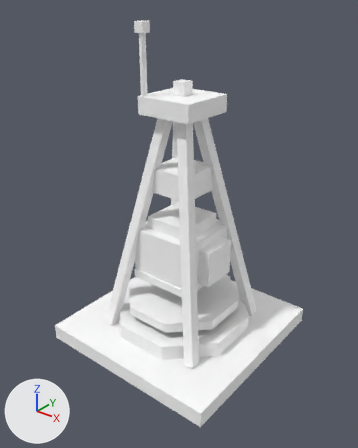
Two versions of the OBJ model Assets/Art/Models/Buildings/generated/extractor_2.obj, one commit apart.
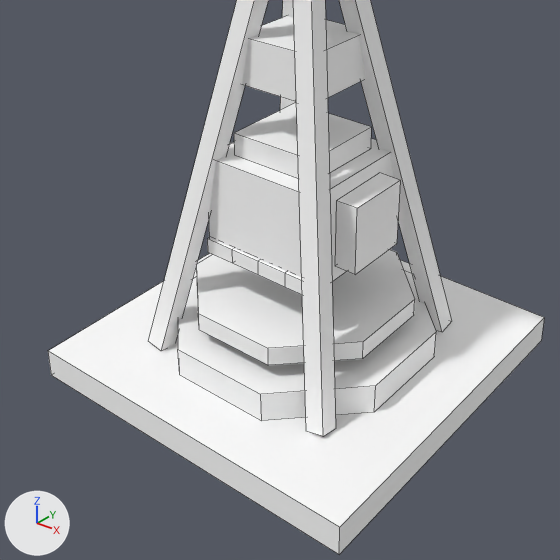
Each version appears first whole from a camera (50 mm lens) standing at (1.368, -1.737, 1.711) and looking at (0.023, -0.055, 0.668), and next in a close-up on the part from 9% to 87% of the width and 33% to 96% of the height. Lighting does not change. The marker at lower left points along +X, +Y and +Z. The first two pictures are the older version. The close-ups show mesh edges as thin lines. Where no turn or scale is listed for an object, it has been applied to the vertices. Vertices at exactly the same position are counted once.

Objects in the first close-up: 'Body'.
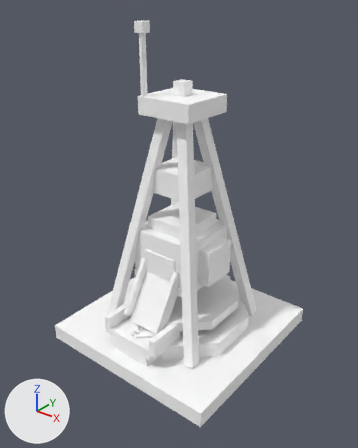
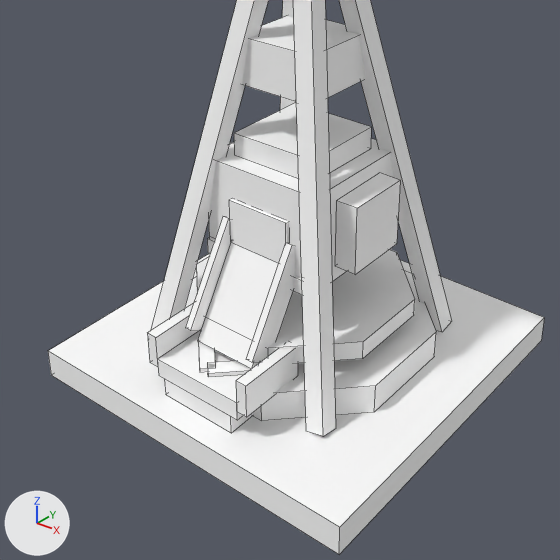
The change, as a diff of the scene's bpy script:
```diff
--- a/Assets/Art/Models/Buildings/generated/extractor_2.obj.py
+++ b/Assets/Art/Models/Buildings/generated/extractor_2.obj.py
@@ me_body @@
 # used by ob_body; location = (0.0, 0.0, 0.0)
-me_body.from_pydata(...)  # 168 vertices, 127 faces; spans x -0.48..0.48, y -0.48..0.48, z 0.0..1.57
+me_body.from_pydata(...)  # 248 vertices, 187 faces; spans x -0.48..0.48, y -0.48..0.48, z 0.0..1.57
+# me_body part 1: a new loose piece, a box spanning x -0.09..0.09, y -0.178..-0.166, z 0.42..0.54, in mat_wi_palette (white #ffffff)
+# me_body part 2: a new loose piece, a box spanning x -0.11..0.11, y -0.41..-0.22, z 0.08..0.13, in mat_wi_palette (white #ffffff)
+# me_body part 3: a new loose piece, a box spanning x -0.13..0.13, y -0.41..-0.22, z 0.13..0.18, in mat_wi_palette (white #ffffff)
+# me_body part 4: a new loose piece, a box spanning x 0.13..0.16, y -0.41..-0.22, z 0.155..0.245, in mat_wi_palette (white #ffffff)
+# me_body part 5: a new loose piece, a box spanning x -0.16..-0.13, y -0.41..-0.22, z 0.155..0.245, in mat_wi_palette (white #ffffff)
+# me_body part 6
+# 28 vertices are added at x -0.11..0.11, y -0.38..-0.27, z 0.18..0.24
+# 12 new vertices lie (0.0, 0.15, 0.25) away from vertices in x -0.11..0.11, y -0.33..-0.27, z 0.18..0.24
+# 30 new faces join them
 me_body.materials.append(mat_wi_palette)
```

Location of each change, [x1, y1, x2, y2] in pixels of the close-ups (560 x 560 px):
part 1 of me_body, added
    after: [229, 199, 288, 263]
part 2 of me_body, added
    after: [164, 379, 253, 433]
part 3 of me_body, added
    after: [157, 331, 244, 420]
part 4 of me_body, added
    after: [236, 348, 298, 417]
part 5 of me_body, added
    after: [147, 304, 198, 367]
part 6 of me_body, added
    after: [185, 216, 295, 377]
